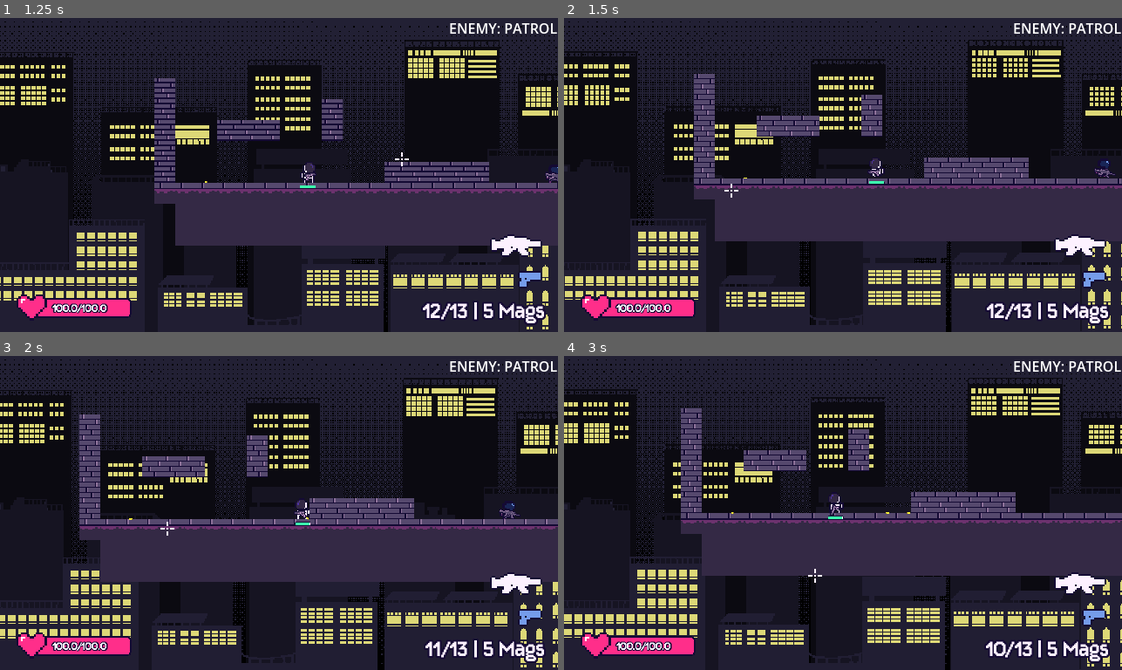
Above: before the commit, frames 1-4 (two rows, left to right).
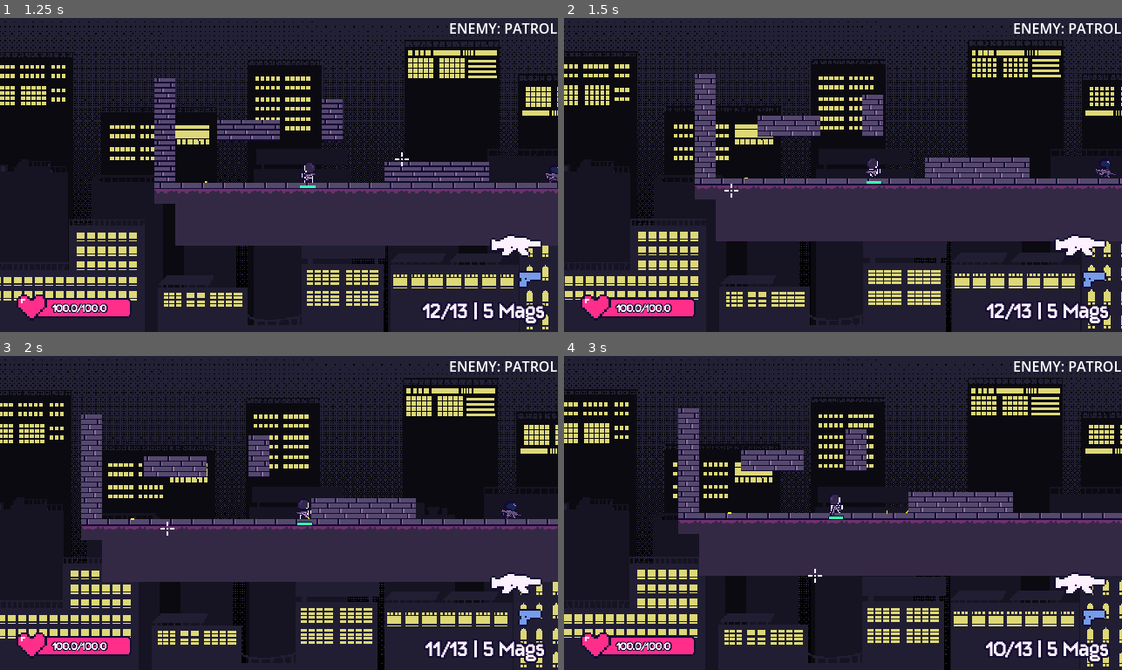
Above: after the commit, the same moments.

Repository: kyteidev/rogueshot
Game: Godot game, scene res://scenes/game_debug.tscn
The game is run twice, just before and just after one commit, with the same random seed, the same clock (stepped at 60 frames per second) and the same inputs.
Inputs (mouse positions are in pixels of both pictures, inside the frame that each line leads up to):
- Up to frame 1 (1.25 s): move the mouse to (401, 159) at 0.52 s; press the mouse at (401, 159) at 0.53 s; hold D (player_right) from 0.53 s (still down); tap W (player_jump) at 0.77 s; tap Shift (player_sprint) at 0.8 s
- Up to frame 2 (1.5 s): keep holding D (player_right); move the mouse to (731, 190) at 1.27 s; release the mouse at (731, 190) at 1.28 s; tap Shift (player_sprint) at 1.35 s
- Up to frame 3 (2 s): keep holding D (player_right); tap W (player_jump) at 1.52 s; click (167, 528) at 1.55 s
- Up to frame 4 (3 s): move the mouse to (898, 443) at 2.02 s; release D (player_right) at 2.03 s; press the mouse at (898, 443) at 2.03 s; hold A (player_left) 2.03-2.78 s; tap Shift (player_sprint) at 2.3, 2.85 s; move the mouse to (815, 575) at 2.77 s; release the mouse at (815, 575) at 2.78 s; hold D (player_right) from 2.78 s (still down)

Frame 1 is identical in both runs. In frame 2, 1.0% of the frame differs, in the area x 23-100%, y 17-72%; in frame 3, 1.8%; in frame 4, 2.4%, in the area x 8-100%, y 16-100%.

Commit message:
prevent sprint and increase spread if not looking in moving direction

Diff:
--- a/scripts/characters/player.gd
+++ b/scripts/characters/player.gd
@@ -110,6 +110,8 @@
 var stamina_fade_tween: Tween
 var stamina_was_depleted: bool = false
 
+var flipped: bool = false
+
 @onready var coyote_timer := $CoyoteTimer
 @onready var jump_buffer_timer := $JumpBufferTimer
 
@@ -145,6 +147,23 @@
 func _physics_process(delta: float) -> void:
 	var was_on_floor: bool = is_on_floor()
 
+	# get direction of player
+	# right: 1, left: -1, neutral (not moving): 0
+	var direction: float = Input.get_axis("player_left", "player_right")
+	var same_direction: bool = (direction == -1 and flipped) or (direction == 1 and not flipped)
+
+	# flip direction
+	var mouse_pos: Vector2 = get_global_mouse_position()
+	var player_direction: Vector2 = mouse_pos - global_position
+
+	if not sprinting:
+		flipped = player_direction.x < 0
+	anim_sprite.flip_h = flipped
+
+	# apply no aim multiplier if needed
+	if not same_direction:
+		weapon.spread_multiplier *= weapon.NO_AIM_SPREAD_MULTIPLIER
+
 	# gravity and jump stretch
 	if not is_on_floor():
 		velocity.y += _get_custom_gravity(velocity) * delta
@@ -191,14 +210,11 @@
 	if is_on_ceiling():
 		velocity.y *= 0.5
 
-	# get direction of player
-	# right: 1, left: -1, neutral (not moving): 0
-	var direction: float = Input.get_axis("player_left", "player_right")
-
 	# sprint system
 	speed = BASE_SPEED
 	if is_on_floor():
-		if Input.is_action_pressed("player_sprint") and stamina > 0.0 and not stamina_depleted:
+		var enough_stamina: bool = stamina > 0.0 and not stamina_depleted
+		if Input.is_action_pressed("player_sprint") and enough_stamina and same_direction:
 			sprinting = true
 
 			# cancel reload if sprinting
@@ -224,12 +240,6 @@
 
 	# apply weapon speed multiplier
 	speed *= weapon.speed_multiplier
-
-	# flip direction
-	var mouse_pos: Vector2 = get_global_mouse_position()
-	var player_direction: Vector2 = mouse_pos - global_position
-	var flipped: bool = player_direction.x < 0
-	anim_sprite.flip_h = flipped
 
 	# plays correct animation
 	if is_on_floor():
--- a/scripts/weapon/weapon.gd
+++ b/scripts/weapon/weapon.gd
@@ -2,6 +2,7 @@
 
 
 const MAX_STAMINA_SPREAD_MULTIPLIER = 2.0
+const NO_AIM_SPREAD_MULTIPLIER = 2.0
 
 const BULLET = preload("res://scenes/weapons/bullet.tscn")
 const BULLET_SCALE = 0.15
@@ -66,6 +67,8 @@
 var cooling_rate: float = 0.0
 
 var speed_multiplier: float = 0.0
+
+var spread_multiplier: float = 1.0
 
 var muzzle_flash: Node2D
 var smoke: CPUParticles2D
@@ -135,6 +138,9 @@
 	if player.is_dead:
 		return
 
+	# reset spread multiplier, otherwise it will scale infinitely
+	spread_multiplier = 1.0
+
 	# make weapon point towards mouse pointer
 	look_at(get_global_mouse_position())
 
@@ -166,8 +172,9 @@
 			bullet_instance.type = bullet_instance.Types.FRIENDLY
 
 			# apply spread
+			spread_multiplier *= ((100 - player.stamina) / 100) * MAX_STAMINA_SPREAD_MULTIPLIER
 			var spread_angle: float = deg_to_rad(randf_range(-current_spread, current_spread)) \
-					* ((100 - player.stamina) / 100) * MAX_STAMINA_SPREAD_MULTIPLIER
+					* spread_multiplier
 
 			bullet_instance.global_position = weapon_muzzle.global_position
 			bullet_instance.rotation = global_rotation + spread_angle
